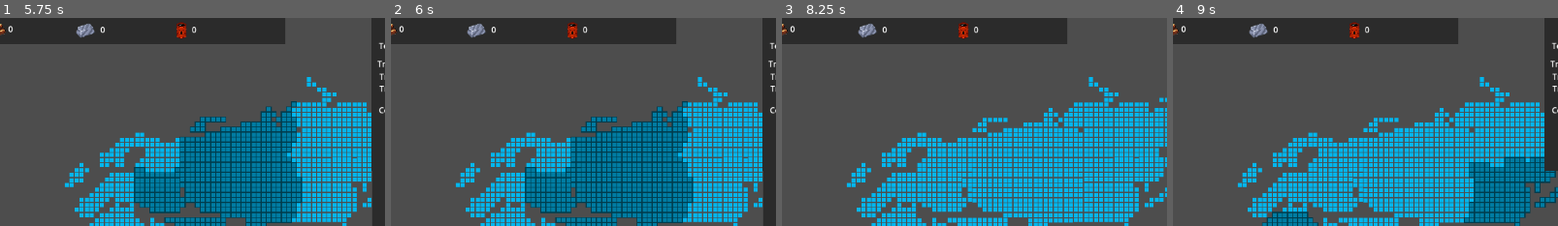
Above: before the commit, frames 1-4 (left to right).
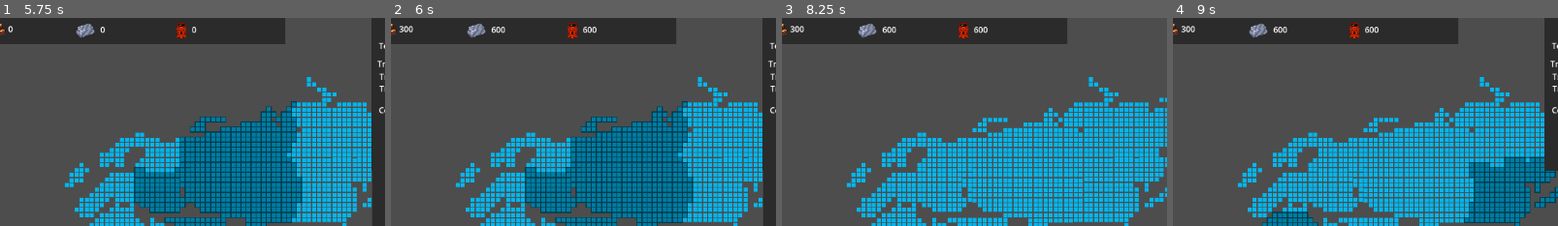
Above: after the commit, the same moments.

Repository: bula393/juegoMundialRTS
Game: Godot game, scene res://scenes/level.tscn
Same seed, same stepped clock (60 frames per second), same inputs: the game is played once before the commit and once after it.
Inputs (mouse positions are % of the whole screen's width and height, from its top left):
- Up to frame 1 (5.75 s): click "Terminar turno" at 0.5 s; click (30, 84) at 1.25 s; click "Atacar" at 2 s; click (30, 67) at 2.75 s; click (25, 77) at 3.5 s; click (20, 39) at 4.25 s; click "Construir" at 5 s
- Up to frame 2 (6 s): click "Construir" at 5.75 s
- Up to frame 3 (8.25 s): click "Construir" at 6.5 s; click "Construir" at 7.25 s; click (19, 48) at 8 s
- Up to frame 4 (9 s): click (18, 19) at 8.75 s
The pictures show only the part of the screen within x 38-88%, y 0-50%; the shares and areas given below are measured in that part.

Frame 1 is identical in both runs. In frame 2, 0.2% of the frame differs, in the area x 2-54%, y 3-8%; in frame 3, 0.2%; in frame 4, 0.2%.

Commit message:
arreglado(a medias), muestra recursos luego de realizar construcciones o gastos

Diff:
--- a/rts-mundial/scripts/mapa.gd
+++ b/rts-mundial/scripts/mapa.gd
@@ -34,6 +34,7 @@
 
 
 func armarPaisesJugables() -> void:
+	var menu_recursos = get_parent().get_node("menuRecursos")
 	for pais in get_children():
 		var estaSelecciona = false
 		for p in paisesSeleccionados:
@@ -43,6 +44,7 @@
 			var p : PaisJugable = PaisJugable.new()
 			p.crear(pais)
 			p.menu_pais = menu_pais
+			p.menuRecuros = menu_recursos
 			paisesJugable.append(p)
 		else:
 			paisesAsortiar.append(pais)
@@ -60,13 +62,16 @@
 
 func iniciarTurno() -> void:
 	get_parent().get_node("Label").text = paisTurnoActual.nombrePais
-	get_parent().get_node("menuRecursos").cambio_turno(paisTurnoActual.madera, paisTurnoActual.metal, paisTurnoActual.petroleo)
+	paisTurnoActual.establecerRecursosActuales()
 	paisTurnoActual.cambiarTurno()
 	paisTurnoActual.iniciarTurno()
 
 
 func finalizarTurno() -> void:
 	paisTurnoActual.cambiarTurno()
+	for  p in paisesJugable:
+		p.seleccionar_todos(false)
+	menu_pais.ocultar()
 	paisTurnoActual = paisesJugable[(paisesJugable.find(paisTurnoActual)+1)%paisesJugable.size()]
 	iniciarTurno()
 
--- a/rts-mundial/scripts/paisJugable.gd
+++ b/rts-mundial/scripts/paisJugable.gd
@@ -4,7 +4,8 @@
 var nombrePais
 var territoriosPropios := []
 var	construccionesHechas : Array[Construccion] = []
-@export var menu_pais: Node
+var menu_pais
+@export var menuRecuros : Node
 var construccionesEnProceso :Array[Construccion] = []
 var tropasTerrestres = 0
 var tropasMaritimas = 0
@@ -16,7 +17,6 @@
 var generacionHierro = 100
 var generacionPetrolio = 100
 var soyPaisActual = false
-
 
 var aeródromoMilitar = preload("res://Resources/construcciones/aeródromoMilitar.tres")
 var baseNaval = preload("res://Resources/construcciones/baseNaval.tres")
@@ -69,6 +69,10 @@
 	metal -= c.metalNecesaria
 	petroleo -= c.petrolioNecesaria
 	construccionesEnProceso.append(c)
+	establecerRecursosActuales()
+
+func establecerRecursosActuales() -> void:
+	menuRecuros.cambio_turno(madera, metal, petroleo)
 
 func revisarConstruccionesEnProceso() -> void:
 	for c in construccionesEnProceso:
